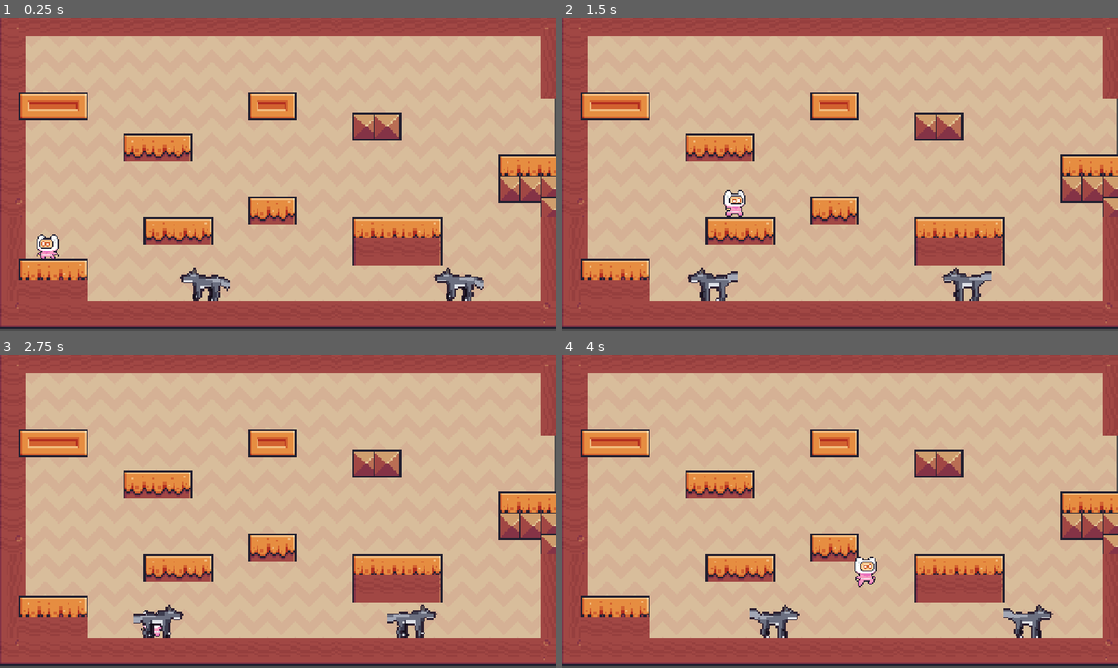
Above: before the commit, frames 1-4 (two rows, left to right).
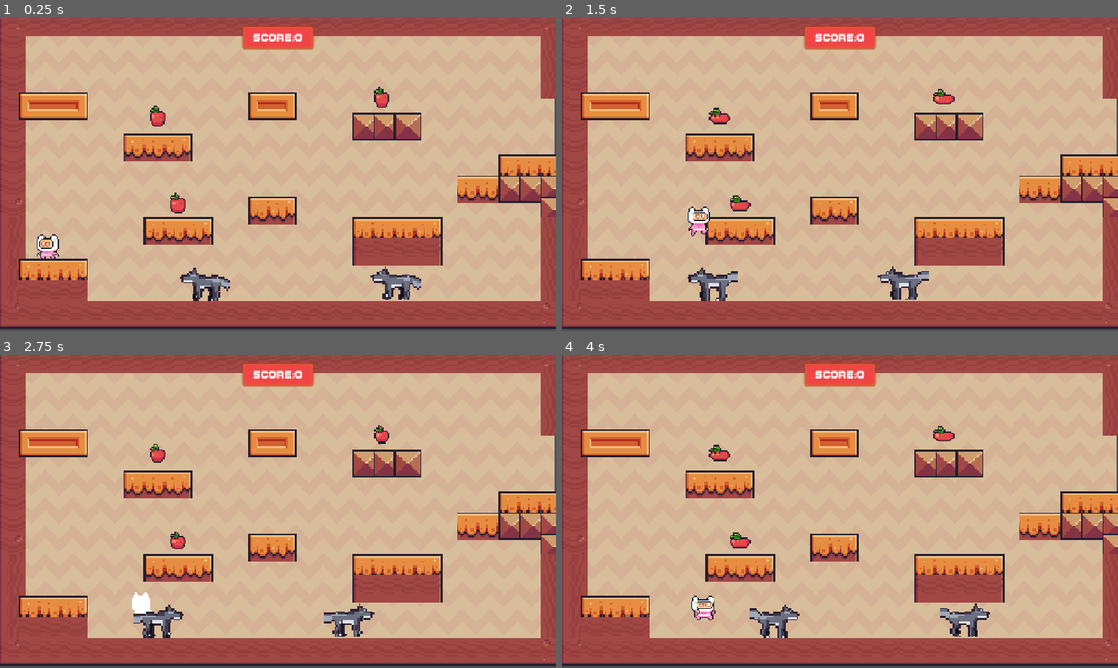
Above: after the commit, the same moments.

Repository: CALLYKID/-platformer-game
Game: Godot game, scene res://scenes/main.tscn
The game is run twice, just before and just after one commit, with the same random seed, the same clock (stepped at 60 frames per second) and the same inputs.
Inputs (mouse positions are in pixels of both pictures, inside the frame that each line leads up to):
- Up to frame 1 (0.25 s): no input
- Up to frame 2 (1.5 s): tap Enter at 0.5 s; move the mouse to (962, 158) at 0.52 s; hold D (right) from 0.53 s (still down); tap Alt at 0.6 s; click (962, 158) at 0.67 s; tap Up (jump) at 0.77 s; move the mouse to (728, 190) at 1.27 s; tap Shift at 1.35 s
- Up to frame 3 (2.75 s): tap Up (jump) at 1.52 s; move the mouse to (333, 442) at 2.02 s; release D (right) at 2.03 s; hold A (left) from 2.03 s (still down); tap Alt at 2.1 s
- Up to frame 4 (4 s): move the mouse to (812, 574) at 2.77 s; release A (left) at 2.78 s; hold D (right) from 2.78 s (still down); tap Shift at 2.85 s; click (812, 574) at 2.92 s; tap Up (jump) at 3.02, 3.77 s; move the mouse to (1006, 558) at 3.52 s; tap Alt at 3.6 s

The runs differ from the first frame. In frame 1, 3.4% of the frame differs, in the area x 27-90%, y 2-91%; in frame 2, 3.8%; in frame 3, 3.5%; in frame 4, 3.9%, in the area x 23-90%, y 2-91%.

Commit message:
Added collectible strawberries and score UI

Diff:
--- a/project.godot
+++ b/project.godot
@@ -21,10 +21,6 @@
 window/size/viewport_height=720
 window/stretch/mode="canvas_items"
 window/stretch/aspect="expand"
-
-[editor_plugins]
-
-enabled=PackedStringArray("res://addons/godot_super-wakatime/plugin.cfg")
 
 [file_customization]
 
--- a/scenes/Levels/level1.tscn
+++ b/scenes/Levels/level1.tscn
@@ -4,6 +4,7 @@
 [ext_resource type="Texture2D" uid="uid://b45rkvqakh00h" path="res://assets/images/Tile Map/Terrain (16x16).png" id="1_8u554"]
 [ext_resource type="PackedScene" uid="uid://bg32grfvibm5i" path="res://scenes/player.tscn" id="2_djuqw"]
 [ext_resource type="PackedScene" uid="uid://cedi3drpib3cr" path="res://scenes/snail.tscn" id="4_klhba"]
+[ext_resource type="PackedScene" uid="uid://cwnrdmx7vkpkx" path="res://scenes/apples.tscn" id="5_ifky7"]
 
 [sub_resource type="TileSetAtlasSource" id="TileSetAtlasSource_cvf23"]
 texture = ExtResource("1_8u554")
@@ -314,18 +315,29 @@
 texture_filter = 1
 position = Vector2(3, -252)
 scale = Vector2(4, 4)
-tile_map_data = PackedByteArray("AAAAAA0AAAAGAAUAAAAAAAwAAAA …(1696 unchanged characters)… HAAQAAAAaAA0AAAAMAAEAAAAaAA4AAAAMAAEAAAA=")
+tile_map_data = PackedByteArray("AAAAAA0AAAAGAAUAAAAAAAwAAAA …(1696 unchanged characters)… HAAQAAAAaAA0AAAAMAAEAAAAaAA4AAAAMAAEAAAAXAA0AAAAHAAQAAAAWAA0AAAAHAAQAAAATAAoAAAAMAAEAAAA=")
 tile_set = SubResource("TileSet_aqf4a")
 
-[node name="Player" parent="." unique_id=246683240 instance=ExtResource("2_djuqw")]
+[node name="player" parent="." unique_id=246683240 instance=ExtResource("2_djuqw")]
 position = Vector2(111, 503)
 
-[node name="Enemies" type="Node2D" parent="." unique_id=217178525]
-
-[node name="wolf" parent="Enemies" unique_id=1394889357 instance=ExtResource("4_klhba")]
+[node name="enemies" type="Node2D" parent="." unique_id=217178525]
+
+[node name="enemy" parent="enemies" unique_id=1394889357 instance=ExtResource("4_klhba")]
 position = Vector2(495, 593)
 scale = Vector2(-1, 1)
 
-[node name="wolf2" parent="Enemies" unique_id=973195934 instance=ExtResource("4_klhba")]
-position = Vector2(1079, 592)
+[node name="enemy2" parent="enemies" unique_id=973195934 instance=ExtResource("4_klhba")]
+position = Vector2(934, 591)
 scale = Vector2(-1, 1)
+
+[node name="Apples" type="Node2D" parent="." unique_id=291143222]
+
+[node name="Apples" parent="Apples" unique_id=1839253694 instance=ExtResource("5_ifky7")]
+position = Vector2(410, 434)
+
+[node name="Apples2" parent="Apples" unique_id=417256245 instance=ExtResource("5_ifky7")]
+position = Vector2(879, 190)
+
+[node name="Apples3" parent="Apples" unique_id=180652517 instance=ExtResource("5_ifky7")]
+position = Vector2(363, 234)
--- /dev/null
+++ b/scenes/apples.tscn
@@ -0,0 +1,205 @@
+[gd_scene format=3 uid="uid://cwnrdmx7vkpkx"]
+
+[ext_resource type="Texture2D" uid="uid://dvvmsnubjaxs1" path="res://assets/images/Collectables/Collected.png" id="1_uynaf"]
+[ext_resource type="Script" uid="uid://u5dhngnullvm" path="res://scripts/apples.gd" id="1_wu6th"]
+[ext_resource type="Texture2D" uid="uid://cihyh7si1v8qo" path="res://assets/images/Collectables/Apple.png" id="2_wu6th"]
+[ext_resource type="AudioStream" uid="uid://cq3mv3clplry5" path="res://assets/sounds/tap.wav" id="4_03yu0"]
+
+[sub_resource type="AtlasTexture" id="AtlasTexture_05qjp"]
+atlas = ExtResource("1_uynaf")
+region = Rect2(32, 0, 32, 32)
+
+[sub_resource type="AtlasTexture" id="AtlasTexture_03yu0"]
+atlas = ExtResource("1_uynaf")
+region = Rect2(0, 0, 32, 32)
+
+[sub_resource type="AtlasTexture" id="AtlasTexture_6n5iy"]
+atlas = ExtResource("1_uynaf")
+region = Rect2(64, 0, 32, 32)
+
+[sub_resource type="AtlasTexture" id="AtlasTexture_iy5cx"]
+atlas = ExtResource("1_uynaf")
+region = Rect2(96, 0, 32, 32)
+
+[sub_resource type="AtlasTexture" id="AtlasTexture_ktj6n"]
+atlas = ExtResource("1_uynaf")
+region = Rect2(128, 0, 32, 32)
+
+[sub_resource type="AtlasTexture" id="AtlasTexture_bqdqa"]
+atlas = ExtResource("1_uynaf")
+region = Rect2(160, 0, 32, 32)
+
+[sub_resource type="AtlasTexture" id="AtlasTexture_xeo4w"]
+atlas = ExtResource("2_wu6th")
+region = Rect2(0, 0, 32, 32)
+
+[sub_resource type="AtlasTexture" id="AtlasTexture_alkov"]
+atlas = ExtResource("2_wu6th")
+region = Rect2(32, 0, 32, 32)
+
+[sub_resource type="AtlasTexture" id="AtlasTexture_bjx4o"]
+atlas = ExtResource("2_wu6th")
+region = Rect2(64, 0, 32, 32)
+
+[sub_resource type="AtlasTexture" id="AtlasTexture_0ns2w"]
+atlas = ExtResource("2_wu6th")
+region = Rect2(96, 0, 32, 32)
+
+[sub_resource type="AtlasTexture" id="AtlasTexture_jh561"]
+atlas = ExtResource("2_wu6th")
+region = Rect2(128, 0, 32, 32)
+
+[sub_resource type="AtlasTexture" id="AtlasTexture_8un8a"]
+atlas = ExtResource("2_wu6th")
+region = Rect2(160, 0, 32, 32)
+
+[sub_resource type="AtlasTexture" id="AtlasTexture_arfma"]
+atlas = ExtResource("2_wu6th")
+region = Rect2(192, 0, 32, 32)
+
+[sub_resource type="AtlasTexture" id="AtlasTexture_c04vy"]
+atlas = ExtResource("2_wu6th")
+region = Rect2(224, 0, 32, 32)
+
+[sub_resource type="AtlasTexture" id="AtlasTexture_1espm"]
+atlas = ExtResource("2_wu6th")
+region = Rect2(256, 0, 32, 32)
+
+[sub_resource type="AtlasTexture" id="AtlasTexture_ul21h"]
+atlas = ExtResource("2_wu6th")
+region = Rect2(288, 0, 32, 32)
+
+[sub_resource type="AtlasTexture" id="AtlasTexture_0niw4"]
+atlas = ExtResource("2_wu6th")
+region = Rect2(320, 0, 32, 32)
+
+[sub_resource type="AtlasTexture" id="AtlasTexture_nfyca"]
+atlas = ExtResource("2_wu6th")
+region = Rect2(352, 0, 32, 32)
+
+[sub_resource type="AtlasTexture" id="AtlasTexture_6nnio"]
+atlas = ExtResource("2_wu6th")
+region = Rect2(384, 0, 32, 32)
+
+[sub_resource type="AtlasTexture" id="AtlasTexture_382hm"]
+atlas = ExtResource("2_wu6th")
+region = Rect2(416, 0, 32, 32)
+
+[sub_resource type="AtlasTexture" id="AtlasTexture_enx8p"]
+atlas = ExtResource("2_wu6th")
+region = Rect2(448, 0, 32, 32)
+
+[sub_resource type="AtlasTexture" id="AtlasTexture_motqy"]
+atlas = ExtResource("2_wu6th")
+region = Rect2(480, 0, 32, 32)
+
+[sub_resource type="AtlasTexture" id="AtlasTexture_madhx"]
+atlas = ExtResource("2_wu6th")
+region = Rect2(512, 0, 32, 32)
+
+[sub_resource type="SpriteFrames" id="SpriteFrames_jmpqu"]
+animations = [{
+"frames": [{
+"duration": 1.0,
+"texture": SubResource("AtlasTexture_05qjp")
+}, {
+"duration": 1.0,
+"texture": SubResource("AtlasTexture_03yu0")
+}, {
+"duration": 1.0,
+"texture": SubResource("AtlasTexture_6n5iy")
+}, {
+"duration": 1.0,
+"texture": SubResource("AtlasTexture_iy5cx")
+}, {
+"duration": 1.0,
+"texture": SubResource("AtlasTexture_ktj6n")
+}, {
+"duration": 1.0,
+"texture": SubResource("AtlasTexture_bqdqa")
+}],
+"loop": 1,
+"name": &"Collected",
+"speed": 20.0
+}, {
+"frames": [{
+"duration": 1.0,
+"texture": SubResource("AtlasTexture_xeo4w")
+}, {
+"duration": 1.0,
+"texture": SubResource("AtlasTexture_alkov")
+}, {
+"duration": 1.0,
+"texture": SubResource("AtlasTexture_bjx4o")
+}, {
+"duration": 1.0,
+"texture": SubResource("AtlasTexture_0ns2w")
+}, {
+"duration": 1.0,
+"texture": SubResource("AtlasTexture_jh561")
+}, {
+"duration": 1.0,
+"texture": SubResource("AtlasTexture_8un8a")
+}, {
+"duration": 1.0,
+"texture": SubResource("AtlasTexture_arfma")
+}, {
+"duration": 1.0,
+"texture": SubResource("AtlasTexture_c04vy")
+}, {
+"duration": 1.0,
+"texture": SubResource("AtlasTexture_1espm")
+}, {
+"duration": 1.0,
+"texture": SubResource("AtlasTexture_ul21h")
+}, {
+"duration": 1.0,
+"texture": SubResource("AtlasTexture_0niw4")
+}, {
+"duration": 1.0,
+"texture": SubResource("AtlasTexture_nfyca")
+}, {
+"duration": 1.0,
+"texture": SubResource("AtlasTexture_6nnio")
+}, {
+"duration": 1.0,
+"texture": SubResource("AtlasTexture_382hm")
+}, {
+"duration": 1.0,
+"texture": SubResource("AtlasTexture_enx8p")
+}, {
+"duration": 1.0,
+"texture": SubResource("AtlasTexture_motqy")
+}, {
+"duration": 1.0,
+"texture": SubResource("AtlasTexture_madhx")
+}],
+"loop": 1,
+"name": &"default",
+"speed": 20.0
+}]
+
+[sub_resource type="CircleShape2D" id="CircleShape2D_aqf4a"]
+radius = 7.0
+
+[node name="Apples" type="Area2D" unique_id=1839253694]
+script = ExtResource("1_wu6th")
+
+[node name="AnimatedSprite2D" type="AnimatedSprite2D" parent="." unique_id=322390301]
+texture_filter = 1
+scale = Vector2(3, 3)
+sprite_frames = SubResource("SpriteFrames_jmpqu")
+autoplay = "default"
+
+[node name="CollisionShape2D" type="CollisionShape2D" parent="." unique_id=2142426212]
+position = Vector2(0, -1)
+scale = Vector2(3, 3)
+shape = SubResource("CircleShape2D_aqf4a")
+
+[node name="Collected Sound" type="AudioStreamPlayer2D" parent="." unique_id=2006061484]
+stream = ExtResource("4_03yu0")
+volume_db = 24.0
+pitch_scale = 2.5
+
+[connection signal="body_entered" from="." to="." method="_on_body_entered"]
+[connection signal="animation_looped" from="AnimatedSprite2D" to="." method="_on_animated_sprite_2d_animation_looped"]
--- a/scenes/main.tscn
+++ b/scenes/main.tscn
@@ -1,7 +1,54 @@
 [gd_scene format=3 uid="uid://blx44obr50ipj"]
 
+[ext_resource type="Script" uid="uid://desh2kl2dnnm3" path="res://scripts/main.gd" id="1_0wfyh"]
 [ext_resource type="PackedScene" uid="uid://bvwfx5d8gx0l" path="res://scenes/Levels/level1.tscn" id="1_o5qli"]
+[ext_resource type="FontFile" uid="uid://bgebt0sm1dteb" path="res://assets/Fonts/BoldPixels.ttf" id="3_sugp2"]
+
+[sub_resource type="StyleBoxFlat" id="StyleBoxFlat_jmpqu"]
+bg_color = Color(0.9392039, 0.26902294, 0.27780566, 1)
+border_width_left = 2
+border_width_top = 2
+border_width_right = 2
+border_width_bottom = 2
+border_color = Color(0.88673407, 0.39276153, 0.14322326, 1)
+corner_radius_top_left = 5
+corner_radius_top_right = 5
+corner_radius_bottom_right = 5
+corner_radius_bottom_left = 5
+shadow_color = Color(0.70660114, 0.25000465, 0.14245743, 0.69803923)
+shadow_size = 5
 
 [node name="Main" type="Node2D" unique_id=457227820]
+script = ExtResource("1_0wfyh")
 
 [node name="LevelRoot" parent="." unique_id=1124509760 instance=ExtResource("1_o5qli")]
+
+[node name="HUD" type="CanvasLayer" parent="." unique_id=2121521071]
+
+[node name="ScorePanel" type="Panel" parent="HUD" unique_id=1804560332]
+anchors_preset = 5
+anchor_left = 0.5
+anchor_right = 0.5
+offset_left = -80.0
+offset_top = 20.0
+offset_right = 80.0
+offset_bottom = 70.0
+grow_horizontal = 2
+theme_override_styles/panel = SubResource("StyleBoxFlat_jmpqu")
+
+[node name="ScoreLabel" type="Label" parent="HUD/ScorePanel" unique_id=1712003142]
+layout_mode = 1
+anchors_preset = 8
+anchor_left = 0.5
+anchor_top = 0.5
+anchor_right = 0.5
+anchor_bottom = 0.5
+offset_left = -57.0
+offset_top = -14.0
+offset_right = 57.0
+offset_bottom = 14.0
+grow_horizontal = 2
+grow_vertical = 2
+theme_override_fonts/font = ExtResource("3_sugp2")
+theme_override_font_sizes/font_size = 32
+text = "SCORE:O"
--- a/scenes/player.tscn
+++ b/scenes/player.tscn
@@ -1,11 +1,12 @@
 [gd_scene format=3 uid="uid://bg32grfvibm5i"]
 
-[ext_resource type="Texture2D" uid="uid://btvlp5bfdtvmk" path="res://assets/images/player/Hit (32x32).png" id="1_dqkch"]
+[ext_resource type="Texture2D" uid="uid://btvlp5bfdtvmk" path="res://assets/images/player/Dying (32x32).png" id="1_dqkch"]
 [ext_resource type="Script" uid="uid://bfo0pvfi68l48" path="res://scripts/player.gd" id="1_qlg0r"]
 [ext_resource type="Texture2D" uid="uid://dtyhlubim28u6" path="res://assets/images/player/Idle (32x32).png" id="2_qlg0r"]
 [ext_resource type="Texture2D" uid="uid://ugkhwwji68hg" path="res://assets/images/player/Jump (32x32).png" id="3_tuyoq"]
 [ext_resource type="Texture2D" uid="uid://77nilae65fbn" path="res://assets/images/player/Run (32x32).png" id="4_fjrip"]
 [ext_resource type="AudioStream" uid="uid://c3yncheiwcaai" path="res://assets/sounds/jump.wav" id="6_tuyoq"]
+[ext_resource type="AudioStream" uid="uid://bxt52vcjgywb3" path="res://assets/sounds/Dying.wav" id="7_fjrip"]
 
 [sub_resource type="AtlasTexture" id="AtlasTexture_smehm"]
 atlas = ExtResource("1_dqkch")
@@ -265,3 +266,6 @@
 
 [node name="jumpSound" type="AudioStreamPlayer2D" parent="." unique_id=1635347087]
 stream = ExtResource("6_tuyoq")
+
+[node name="Death Sound" type="AudioStreamPlayer2D" parent="." unique_id=1648650327]
+stream = ExtResource("7_fjrip")
--- a/scenes/snail.tscn
+++ b/scenes/snail.tscn
@@ -2,6 +2,11 @@
 
 [ext_resource type="Texture2D" uid="uid://kjh1g3u8175y" path="res://assets/images/Snail/wolf_walk_32_32x32_8f.png" id="1_6lcqf"]
 [ext_resource type="Script" uid="uid://bxnxqolsx2ecf" path="res://scripts/snail.gd" id="1_oqbjf"]
+
+[sub_resource type="RectangleShape2D" id="RectangleShape2D_nayfy"]
+size = Vector2(23.5, 6)
+
+[sub_resource type="SegmentShape2D" id="SegmentShape2D_mejuq"]
 
 [sub_resource type="AtlasTexture" id="AtlasTexture_oqbjf"]
 atlas = ExtResource("1_6lcqf")
@@ -67,13 +72,23 @@
 "speed": 10.0
 }]
 
-[sub_resource type="RectangleShape2D" id="RectangleShape2D_nayfy"]
-size = Vector2(23.5, 6)
+[node name="enemy" type="Area2D" unique_id=1394889357]
+script = ExtResource("1_oqbjf")
 
-[sub_resource type="SegmentShape2D" id="SegmentShape2D_mejuq"]
+[node name="CollisionShape2D" type="CollisionShape2D" parent="." unique_id=1463095859]
+position = Vector2(-2, 14)
+scale = Vector2(4, 4)
+shape = SubResource("RectangleShape2D_nayfy")
 
-[node name="snail" type="Area2D" unique_id=1394889357]
-script = ExtResource("1_oqbjf")
+[node name="CollisionShape2D2" type="CollisionShape2D" parent="." unique_id=1217729801]
+position = Vector2(-23, 17)
+scale = Vector2(4, 4)
+shape = SubResource("SegmentShape2D_mejuq")
+
+[node name="CollisionShape2D3" type="CollisionShape2D" parent="." unique_id=295438928]
+position = Vector2(15, 18)
+scale = Vector2(4, 4)
+shape = SubResource("SegmentShape2D_mejuq")
 
 [node name="AnimatedSprite2D" type="AnimatedSprite2D" parent="." unique_id=1131554803]
 texture_filter = 1
@@ -83,20 +98,9 @@
 autoplay = "running"
 frame_progress = 0.32950285
 
-[node name="CollisionShape2D" type="CollisionShape2D" parent="AnimatedSprite2D" unique_id=1463095859]
-position = Vector2(-0.5, 3.5)
-shape = SubResource("RectangleShape2D_nayfy")
-
-[node name="CollisionShape2D2" type="CollisionShape2D" parent="AnimatedSprite2D" unique_id=1217729801]
-position = Vector2(-5.75, 4.25)
-shape = SubResource("SegmentShape2D_mejuq")
-
-[node name="CollisionShape2D3" type="CollisionShape2D" parent="AnimatedSprite2D" unique_id=295438928]
-position = Vector2(3.75, 4.5)
-shape = SubResource("SegmentShape2D_mejuq")
-
 [node name="Timer" type="Timer" parent="." unique_id=622311834]
 wait_time = 2.0
 autostart = true
 
+[connection signal="body_entered" from="." to="." method="_on_body_entered"]
 [connection signal="timeout" from="Timer" to="." method="_on_timer_timeout"]
--- /dev/null
+++ b/scripts/apples.gd
@@ -0,0 +1,22 @@
+extends Area2D
+@onready var animated_sprite_2d: AnimatedSprite2D = $AnimatedSprite2D
+@onready var collected_sound: AudioStreamPlayer2D = $"Collected Sound"
+@onready var collision_shape_2d: CollisionShape2D = $CollisionShape2D
+
+
+signal collected
+
+func _on_body_entered(_body: Node2D) -> void:
+	animated_sprite_2d.animation = "Collected"
+	collected_sound.play()
+	collected.emit()
+	call_deferred("_disable_collision")
+
+
+func _disable_collision() -> void:
+	collision_shape_2d.disabled = true
+
+
+func _on_animated_sprite_2d_animation_looped() -> void:
+	if animated_sprite_2d.animation == "Collected":
+		queue_free()
--- /dev/null
+++ b/scripts/main.gd
@@ -0,0 +1,50 @@
+extends Node2D
+@onready var score_label: Label = $HUD/ScorePanel/ScoreLabel
+
+var score: int = 0
+
+# Called when the node enters the scene tree for the first time.
+func _ready() -> void:
+	_setup_level()
+
+
+# Called every frame. 'delta' is the elapsed time since the previous frame.
+func _process(_delta: float) -> void:
+	pass
+
+
+func _setup_level() -> void:
+
+	#connect apples
+
+	var apples = $LevelRoot.get_node_or_null("Apples")
+	if apples:
+		for Apples in apples.get_children():
+			Apples.collected.connect(increase_score)
+
+#connect enemies
+
+	var enemies = $LevelRoot.get_node_or_null("enemies")
+	if enemies:
+		for enemy in enemies.get_children():
+			enemy.player_died.connect(_on_player_died)
+
+
+
+#------------------
+# SIGNAL HANDLERS
+#--------------------
+
+
+func _on_player_died(body):
+	body.die()
+	print("Player Killed")
+
+
+#----------------
+# SCORE
+#-----------------
+
+func increase_score() -> void:
+	score += 1
+	score_label.text = "SCORE: %s" % score
--- a/scripts/player.gd
+++ b/scripts/player.gd
@@ -1,14 +1,19 @@
 extends CharacterBody2D
 @onready var animated_sprite_2d: AnimatedSprite2D = $AnimatedSprite2D
 @onready var jump_sound: AudioStreamPlayer2D = $jumpSound
+@onready var death_sound: AudioStreamPlayer2D = $"Death Sound"
 
 
 
 const SPEED = 300.0
-const JUMP_VELOCITY = -850.0
+const JUMP_VELOCITY = -950.0
+var alive = true
 
 
 func _physics_process(delta: float) -> void:
+
+	if !alive:
+		return
 
 	#Add Animation
 	if velocity.x > 1 or velocity.x < -1:
@@ -43,3 +48,8 @@
 		animated_sprite_2d.flip_h = false
 	elif direction == -1.0:
 		animated_sprite_2d.flip_h = true
+
+func die() -> void:
+	death_sound.play()
+	animated_sprite_2d.animation = "dying"
+	alive = false
--- a/scripts/snail.gd
+++ b/scripts/snail.gd
@@ -1,7 +1,7 @@
 extends Area2D
 @onready var animated_sprite_2d: AnimatedSprite2D = $AnimatedSprite2D
 
-
+signal player_died
 const SPEED = 100.0
 var direction = -1.0
 
@@ -18,3 +18,8 @@
 func _on_timer_timeout() -> void:
 	direction *= -1
 	animated_sprite_2d.flip_h = !animated_sprite_2d.flip_h
+
+
+func _on_body_entered(body: Node2D) -> void:
+	if body.name == "player" and body.alive:
+		emit_signal("player_died", body)
Binary file added: assets/Fonts/BoldPixels.ttf
Not shown, added: assets/Fonts/BoldPixels.ttf.import
Binary file added: assets/images/Collectables/Apple.png
Not shown, added: assets/images/Collectables/Apple.png.import
Binary file added: assets/images/Collectables/Collected.png
Not shown, changed: assets/images/Collectables/Collected.png.import
Renamed: assets/images/player/Hit (32x32).png -> assets/images/player/Dying (32x32).png
Not shown, added: assets/images/player/Dying (32x32).png.import
Not shown, changed: assets/sounds/Dying.wav.import
Not shown, added: scripts/apples.gd.uid
Not shown, added: scripts/main.gd.uid
Not shown, added: assets/sounds/Dying.wav
